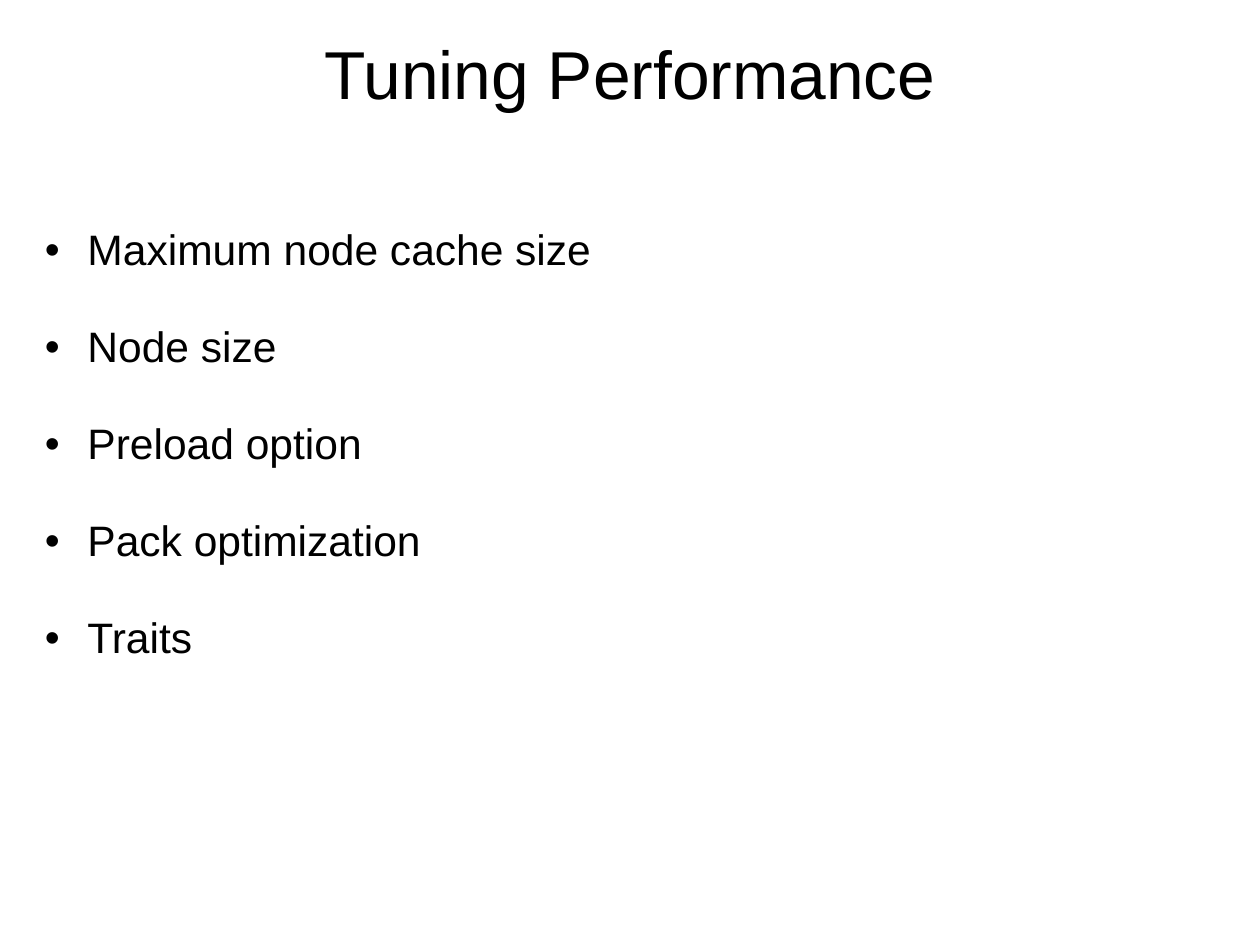
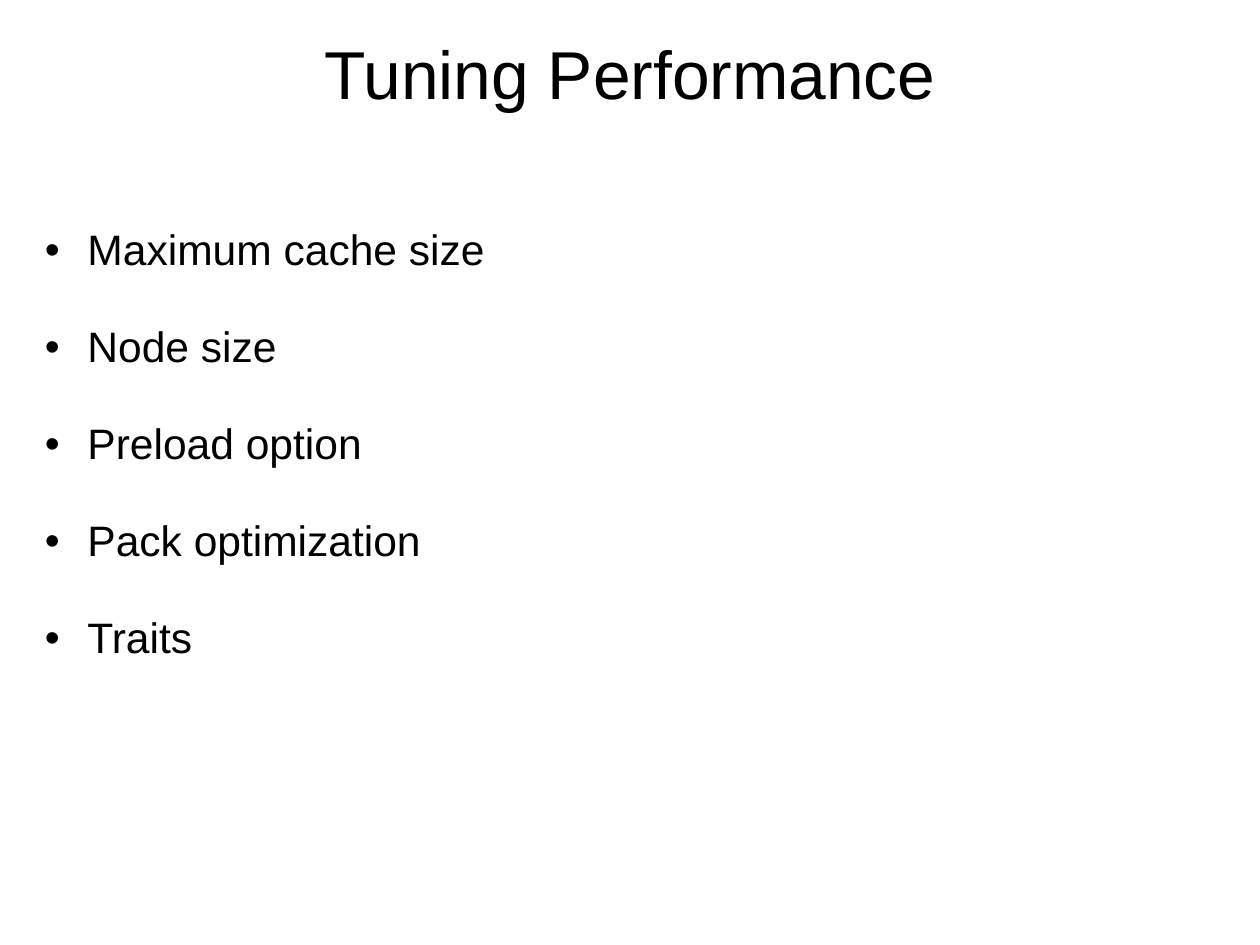
Before and after one commit to Beman/btree, a slide deck: slide 23 of libs/btree/doc/Proposed-B-tree-library.ppt (slide 24 before the commit). Drawn at 1260x945 pixels with LibreOffice and Linux fonts; fonts in the diff are those of the drawing; background and template pictures are left out. Boxes give left, top, right and bottom in pixels: in the first picture for what was removed or moved away, otherwise in the second. Text is boxed around its words. In the diff, an @@ line names an element or a change of style, - is before the commit and + after.

```diff
--- a/libs/btree/doc/Proposed-B-tree-library.ppt
+++ b/libs/btree/doc/Proposed-B-tree-library.ppt
@@ text at (87, 234, 485, 266): text changed @@
-  • Maximum node cache size
+  • Maximum cache size
```
Also in this commit, not shown: 11 other slides changed, 5 slides added, 6 other files.
